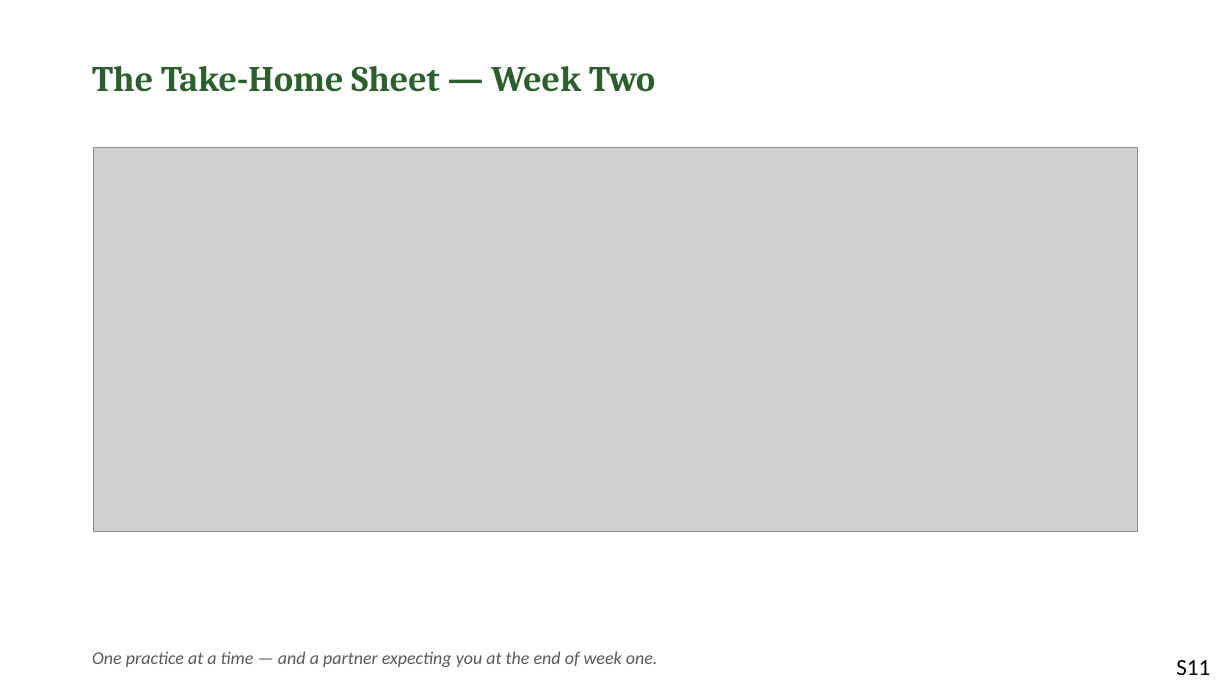
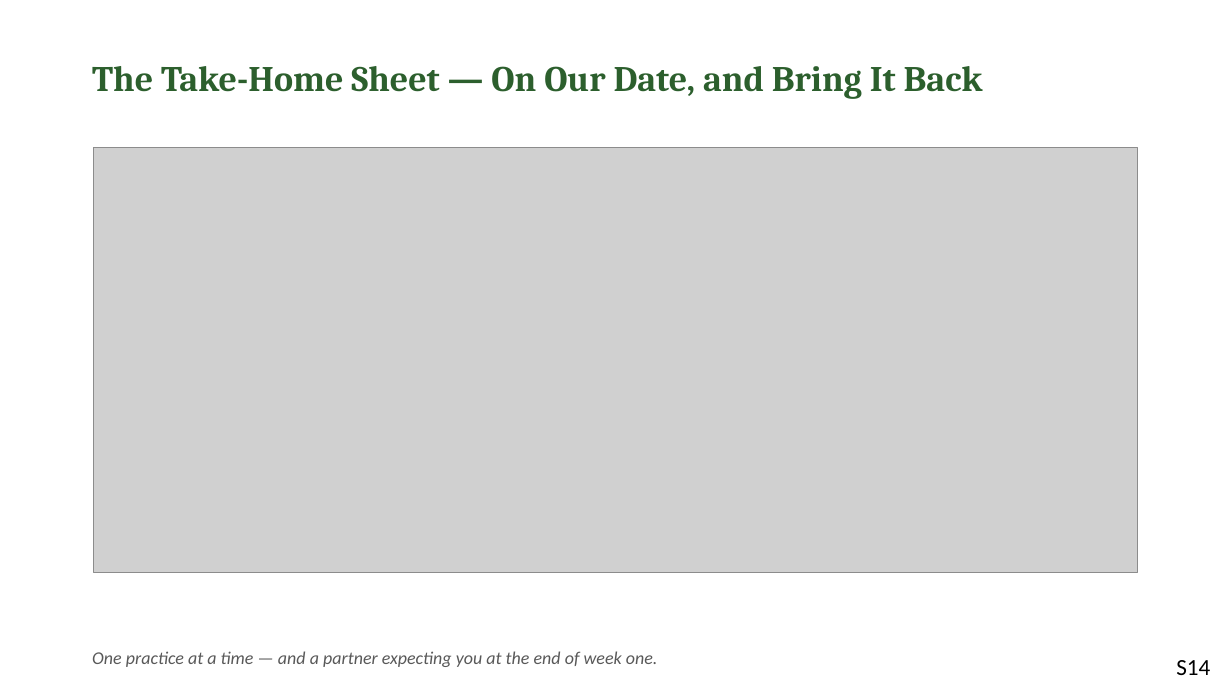
Before and after one commit to jgtittle-ministries/fellowship-of-the-heart-pilot-at-cca, a slide deck: slide 14 of docs/evening/materials/evening-13-slides.pptx (slide 11 before the commit). Drawn at 1232x693 pixels with LibreOffice and Linux fonts; fonts in the diff are those of the drawing; grey boxes stand for pictures. Boxes give left, top, right and bottom in pixels: in the first picture for what was removed or moved away, otherwise in the second. Text is boxed around its words. In the diff, an @@ line names an element or a change of style, - is before the commit and + after.

```diff
--- a/docs/evening/materials/evening-13-slides.pptx
+++ b/docs/evening/materials/evening-13-slides.pptx
@@ text at (x1=92, y1=66, x2=983, y2=99): text changed @@
-The Take-Home Sheet — Week Two
+The Take-Home Sheet — On Our Date, and Bring It Back
@@ picture resized from (x1=94, y1=148, x2=1139, y2=531) to (x1=94, y1=148, x2=1139, y2=572) @@
@@ text at (x1=1176, y1=660, x2=1210, y2=675): text changed @@
-S11
+S14
```
Also in this commit, not shown: 11 other slides changed, 4 slides added, 8 other files.
